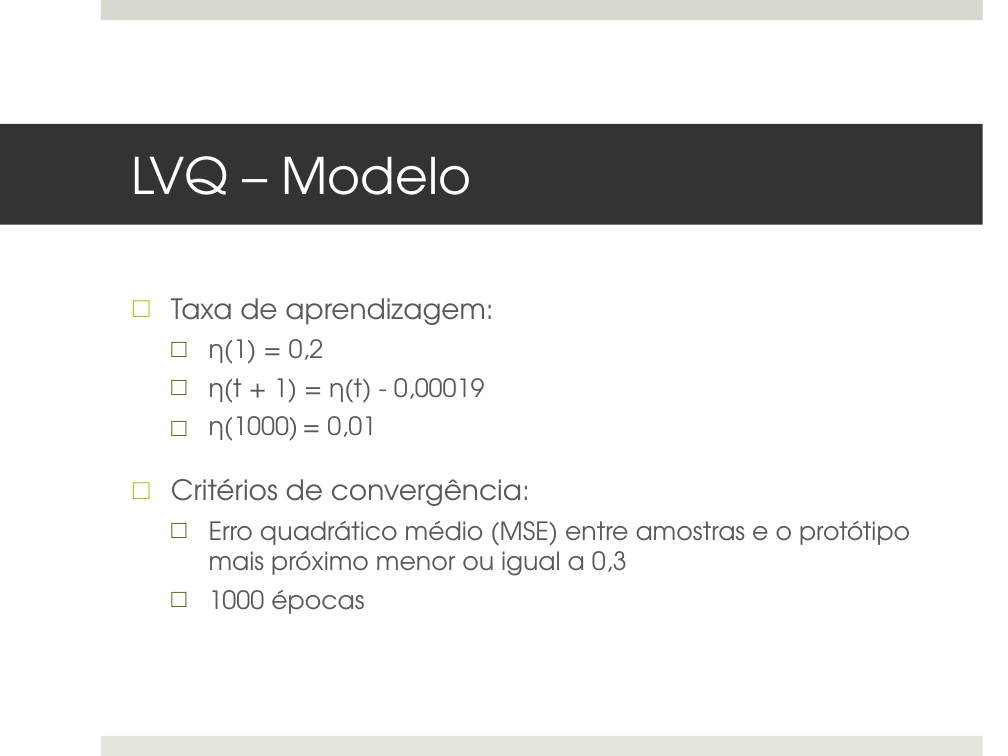
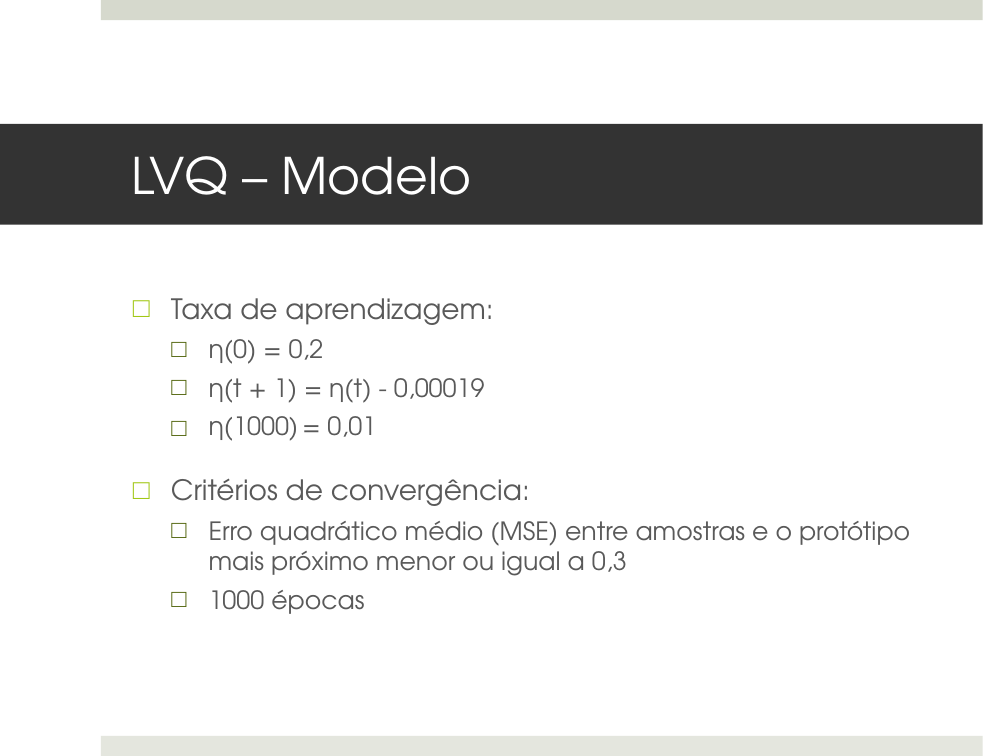
Before and after one commit to MarioBajr/Redes-Neurais, a slide deck: slide 29 of projeto PI.pptx (slide 28 before the commit). Drawn at 1008x756 pixels with LibreOffice and Linux fonts; fonts in the diff are those of the drawing. Boxes give left, top, right and bottom in pixels: in the first picture for what was removed or moved away, otherwise in the second. Text is boxed around its words. In the diff, an @@ line names an element or a change of style, - is before the commit and + after.

```diff
--- a/projeto PI.pptx
+++ b/projeto PI.pptx
@@ text at (209, 339, 324, 364): text changed @@
-  □ η(1) = 0,2
+  □ η(0) = 0,2
```
Also in this commit, not shown: 3 other slides changed, 2 slides added, 1 slide removed.
